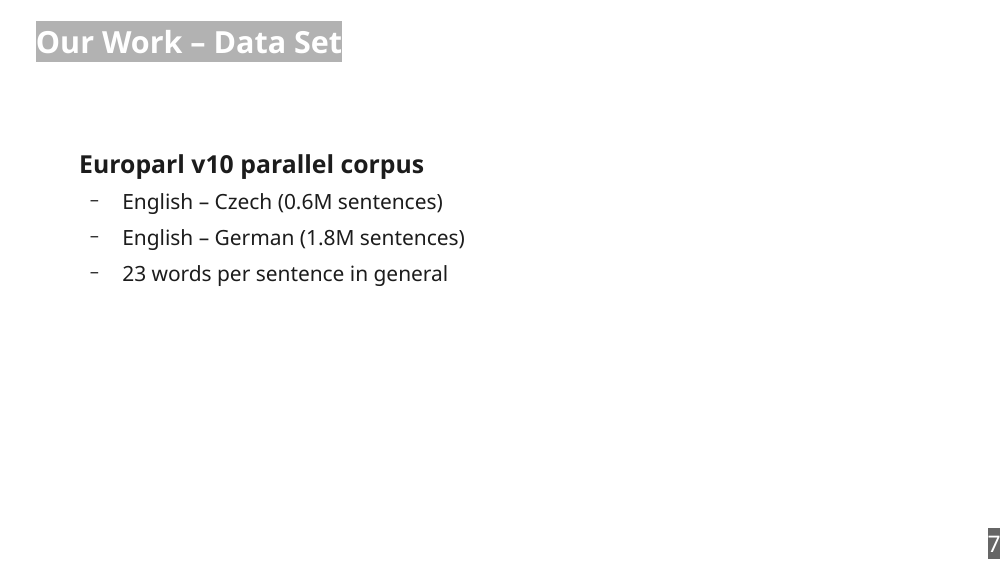
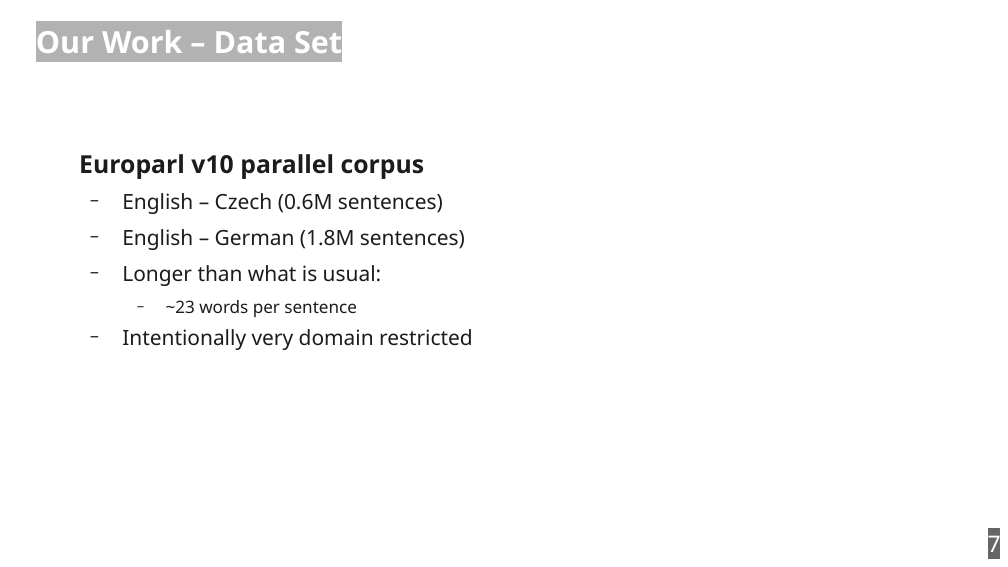
Before and after one commit to zouharvi/reference-mt-distill, a slide deck: slide 7 of meta/final_presentation.odp. Drawn at 1008x567 pixels with LibreOffice and Linux fonts; fonts in the diff are those of the drawing. Boxes give left, top, right and bottom in pixels: in the first picture for what was removed or moved away, otherwise in the second. Text is boxed around its words. In the diff, an @@ line names an element or a change of style, - is before the commit and + after.

```diff
--- a/meta/final_presentation.odp
+++ b/meta/final_presentation.odp
@@ text at <box>122,265,473,350</box>: text changed @@
-  − 23 words per sentence in general
+  − Longer than what is usual:
+    − ~23 words per sentence
+  − Intentionally very domain restricted
```
Also in this commit, not shown: 13 other slides changed.
